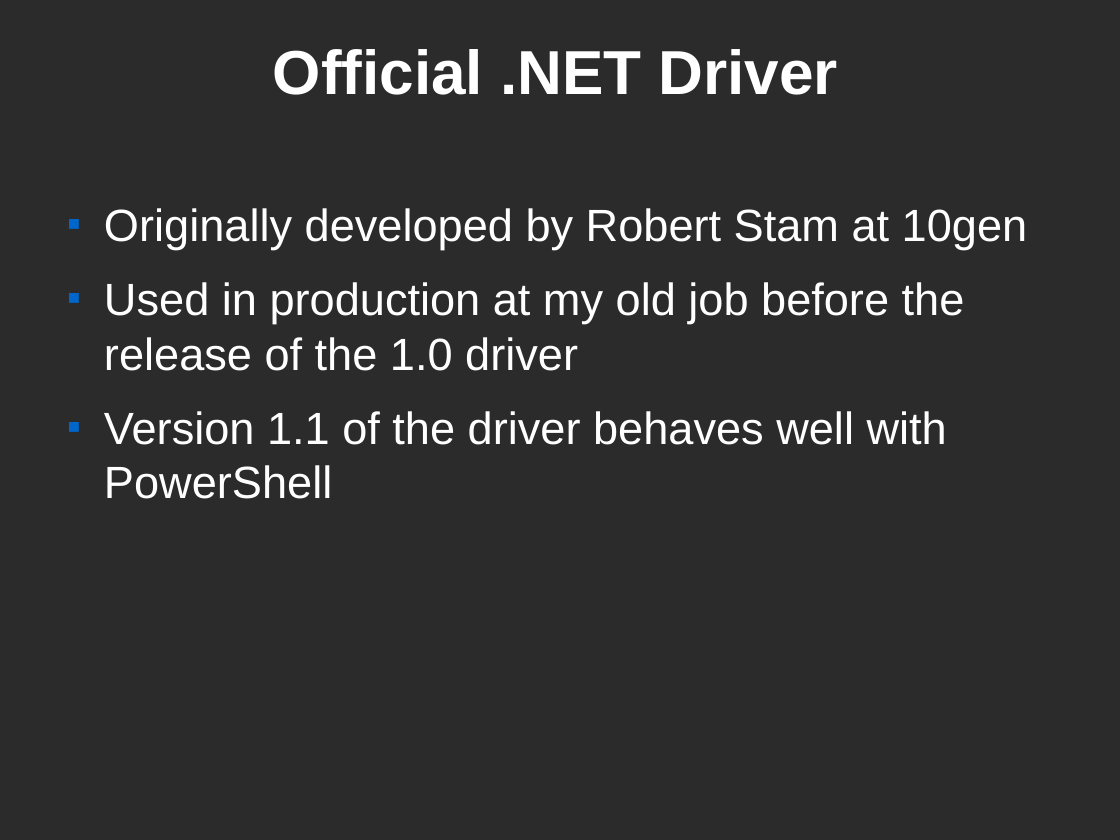
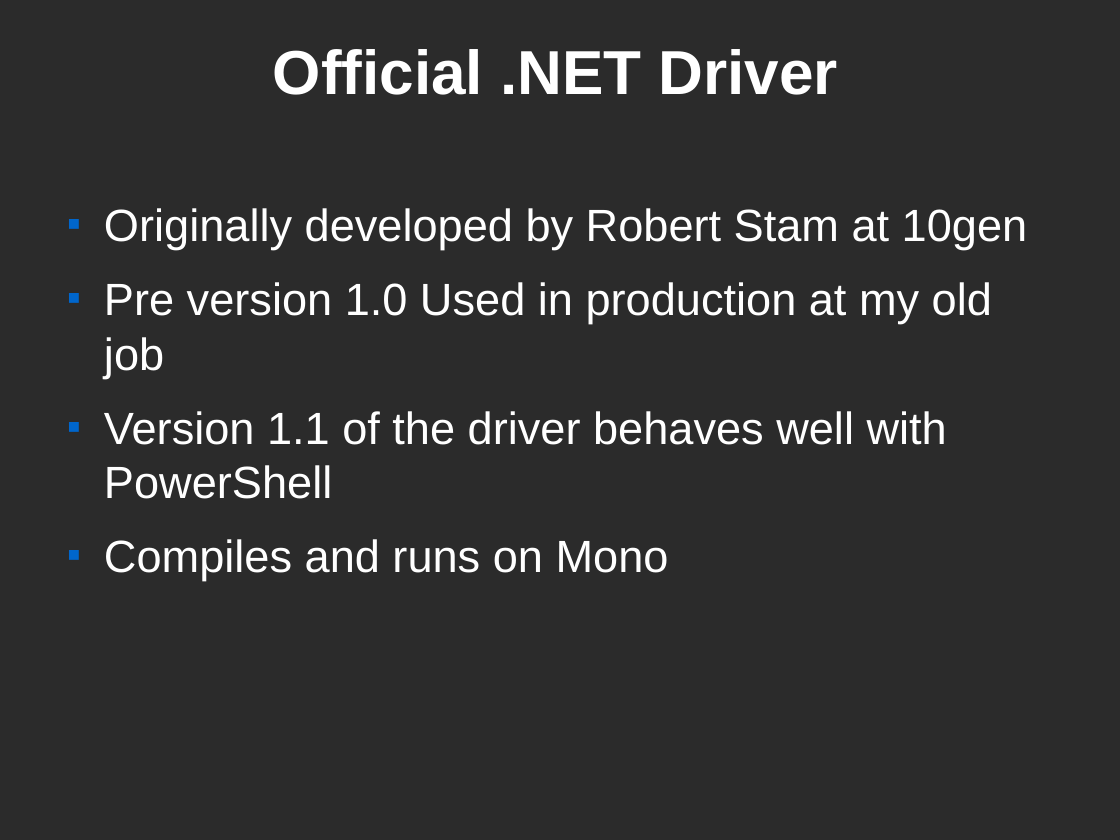
Before and after one commit to zippy1981/TalkMaterials, a slide deck: slide 10 of MongoNYC 2011/Windows BOF.odp. Drawn at 1120x840 pixels with LibreOffice and Linux fonts; fonts in the diff are those of the drawing; background and template pictures are left out; a plain dark background stands for a picture behind light text. Boxes give left, top, right and bottom in pixels: in the first picture for what was removed or moved away, otherwise in the second. Text is boxed around its words. In the diff, an @@ line names an element or a change of style, - is before the commit and + after.

Commit message:
Updated slides.

```diff
--- a/MongoNYC 2011/Windows BOF.odp
+++ b/MongoNYC 2011/Windows BOF.odp
@@ text at <box>104,282,992,378</box>: text changed @@
-■ Used in production at my old job before the release of the 1.0 driver
+■ Pre version 1.0 Used in production at my old job
@@ text at <box>104,539,669,581</box>: paragraph added @@
+■ Compiles and runs on Mono
```
Also in this commit, not shown: 3 other slides changed, 1 slide added.
